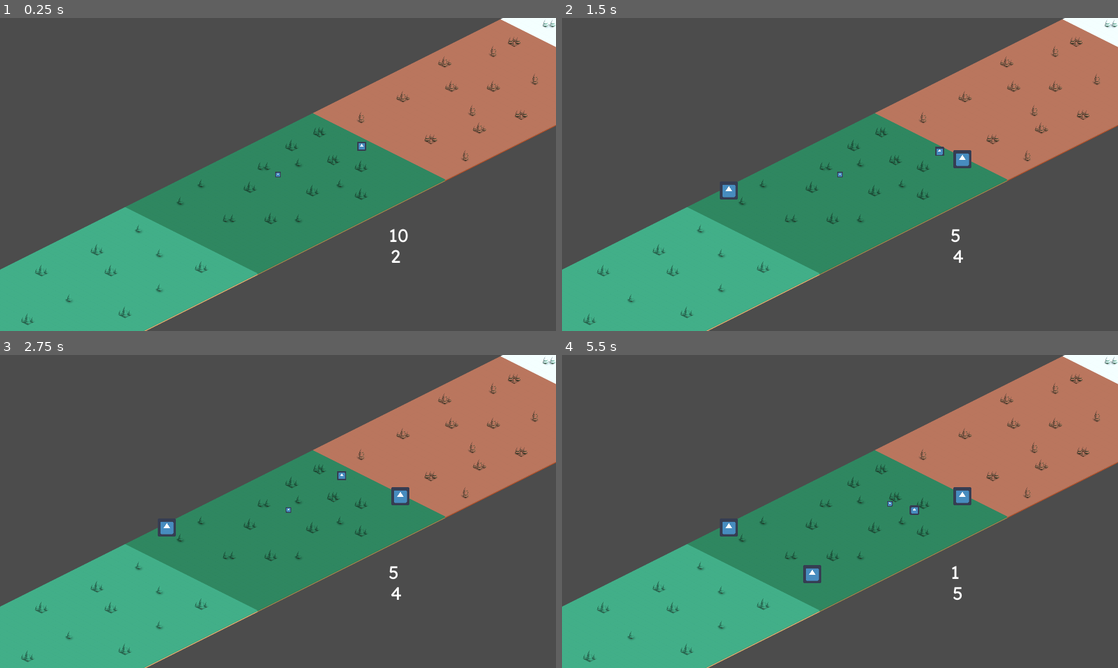
Above: before the commit, frames 1-4 (two rows, left to right).
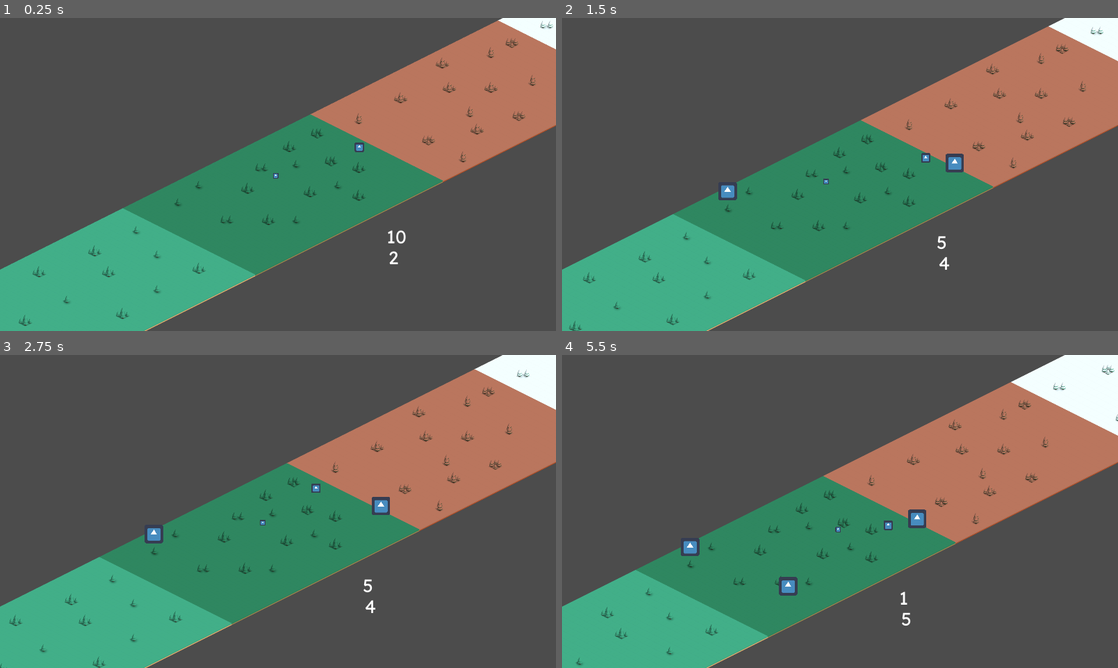
Above: after the commit, the same moments.

Repository: rayosdev/Doorigin
Game: Godot game, scene res://Main.tscn
The game is run twice, just before and just after one commit, with the same random seed, the same clock (stepped at 60 frames per second) and the same inputs. The engine's default icon, where the game draws it, is replaced by a stand-in: a white triangle on a blue panel in a dark square.
Inputs (mouse positions are in pixels of both pictures, inside the frame that each line leads up to):
- Up to frame 1 (0.25 s): no input
- Up to frame 2 (1.5 s): move the mouse to (962, 158) at 0.52 s; hold D (move_right) 0.53-1.28 s; tap Space (place_tower) at 0.6 s; click (962, 158) at 0.67 s; move the mouse to (728, 190) at 1.27 s; hold S (move_down) from 1.28 s (still down); click (728, 190) at 1.35 s
- Up to frame 3 (2.75 s): move the mouse to (333, 442) at 2.02 s; release S (move_down) at 2.03 s; hold D (move_right) from 2.03 s (still down); tap F (settle_base) at 2.1 s
- Up to frame 4 (5.5 s): move the mouse to (812, 574) at 2.77 s; release D (move_right) at 2.78 s; hold W (move_up) 2.78-3.53 s; tap Space (place_tower) at 2.85, 5.1 s; click (812, 574) at 2.92 s; move the mouse to (1006, 558) at 3.52 s; hold A (move_left) 3.53-5.03 s; click (1006, 558) at 3.6 s; move the mouse to (673, 464) at 4.27 s; tap F (settle_base) at 4.35 s; move the mouse to (867, 511) at 5.02 s; hold S (move_down) from 5.03 s (still down); click (867, 511) at 5.17 s

The runs differ from the first frame. In frame 1, 1.9% of the frame differs, in the area x 0-100%, y 0-99%; in frame 2, 4.6%; in frame 3, 7.0%; in frame 4, 12%, in the area x 2-100%, y 0-100%.

Commit message:
scrolling works!!

Diff:
--- /dev/null
+++ b/Camera2D.gd
@@ -0,0 +1,16 @@
+extends KinematicBody2D
+
+var x_movement = 648
+var y_movement = 324
+var speed = 0.05
+var move_direction = Vector2.ZERO
+
+# Called when the node enters the scene tree for the first time.
+func _ready():
+	move_direction += Vector2.RIGHT * x_movement * speed
+	move_direction += Vector2.UP * y_movement * speed
+
+
+# Called every frame. 'delta' is the elapsed time since the previous frame.
+func _physics_process(delta):
+	move_direction = move_and_slide(move_direction)
--- a/Camera2D.tscn
+++ b/Camera2D.tscn
@@ -7,7 +7,7 @@
 current = true
 
 [node name="Area2D" type="Area2D" parent="."]
-position = Vector2( -481, 303 )
+position = Vector2( -1313, 679 )
 rotation = 0.492896
 collision_layer = 4
 collision_mask = 0
--- /dev/null
+++ b/CameraFollowObject.tscn
@@ -0,0 +1,13 @@
+[gd_scene load_steps=3 format=2]
+
+[ext_resource path="res://Camera2D.gd" type="Script" id=1]
+
+[sub_resource type="CircleShape2D" id=7]
+
+[node name="CameraFollowObject" type="KinematicBody2D"]
+collision_layer = 128
+collision_mask = 0
+script = ExtResource( 1 )
+
+[node name="CollisionShape2D" type="CollisionShape2D" parent="."]
+shape = SubResource( 7 )
--- a/Main.tscn
+++ b/Main.tscn
@@ -7,6 +7,7 @@
 [ext_resource path="res://script/UI_Canvas.gd" type="Script" id=5]
 [ext_resource path="res://script/TowerSpawner.gd" type="Script" id=6]
 [ext_resource path="res://assets/fonts/Lexend-VariableFont_wght.ttf" type="DynamicFontData" id=7]
+[ext_resource path="res://CameraFollowObject.tscn" type="PackedScene" id=8]
 
 [sub_resource type="DynamicFont" id=5]
 size = 64
@@ -20,7 +21,7 @@
 
 [node name="Camera2D" parent="." instance=ExtResource( 2 )]
 
-[node name="YSort" parent="." instance=ExtResource( 1 )]
+[node name="Map" parent="." instance=ExtResource( 1 )]
 
 [node name="Navigation2D" type="Navigation2D" parent="."]
 
@@ -52,3 +53,8 @@
 [node name="Player" parent="." instance=ExtResource( 3 )]
 
 [node name="Enemy" parent="." instance=ExtResource( 4 )]
+
+[node name="CameraFollowObject" parent="." instance=ExtResource( 8 )]
+
+[node name="RemoteTransform2D" type="RemoteTransform2D" parent="CameraFollowObject"]
+remote_path = NodePath("../../Camera2D")
--- /dev/null
+++ b/Map.gd
@@ -0,0 +1,32 @@
+extends YSort
+
+var x_movement = 648
+var y_movement = 324
+var ammount_to_move = 4
+# Declare member variables here. Examples:
+# var a = 2
+# var b = "text"
+
+
+# Called when the node enters the scene tree for the first time.
+func _ready():
+	var tile_maps = self.get_children()
+	for tile_map in tile_maps:
+		tile_map.get_node("Area2D").connect("area_entered", self, "_on_Area2D_area_entered", [tile_map])
+
+
+# Called every frame. 'delta' is the elapsed time since the previous frame.
+#func _process(delta):
+#	pass
+
+
+func _on_Area2D_area_entered(area, map_piece):
+#	var map_piece = area.get_parent()
+	var new_position = map_piece.global_position
+	new_position += Vector2.RIGHT * x_movement * ammount_to_move
+	new_position += Vector2.UP * y_movement * ammount_to_move
+	print(":: ", map_piece)
+	print("::: ", map_piece.global_position)
+	map_piece.global_position = new_position
+	print(":::: ", map_piece.global_position)
+	print_debug(map_piece.to_string() + " should move")
--- a/Map.tscn
+++ b/Map.tscn
@@ -1,14 +1,24 @@
-[gd_scene load_steps=4 format=2]
+[gd_scene load_steps=9 format=2]
 
 [ext_resource path="res://GrassTileset.tres" type="TileSet" id=1]
 [ext_resource path="res://SnowTileset.tres" type="TileSet" id=2]
+[ext_resource path="res://Map.gd" type="Script" id=3]
 
 [sub_resource type="NavigationPolygon" id=2]
 vertices = PoolVector2Array( 157, -133, 109, -207, 566, 22, 302, -13, 277, -26, 86, 167, -83, 347, 61, 179, 277, 70, 23 …(379 unchanged characters)…
 polygons = [ PoolIntArray( 0, 1, 2, 3, 4 ), PoolIntArray( 5, 2, 6, 7 ), PoolIntArray( 3, 2, 8, 9, 10 ), PoolIntArray( 1 …(806 unchanged characters)…
 outlines = [ PoolVector2Array( -539, 118, 109, -207, 566, 22, -83, 347 ), PoolVector2Array( 36, 167, 60, 155, 86, 167,  …(603 unchanged characters)…
 
-[node name="YSort" type="YSort"]
+[sub_resource type="CircleShape2D" id=3]
+
+[sub_resource type="CircleShape2D" id=4]
+
+[sub_resource type="CircleShape2D" id=5]
+
+[sub_resource type="CircleShape2D" id=6]
+
+[node name="Map" type="YSort"]
+script = ExtResource( 3 )
 
 [node name="GrassTileMap" type="TileMap" parent="."]
 modulate = Color( 0.705882, 0.772549, 0.705882, 1 )
@@ -26,6 +36,13 @@
 position = Vector2( 11, -5 )
 navpoly = SubResource( 2 )
 
+[node name="Area2D" type="Area2D" parent="GrassTileMap"]
+collision_layer = 0
+collision_mask = 4
+
+[node name="CollisionShape2D" type="CollisionShape2D" parent="GrassTileMap/Area2D"]
+shape = SubResource( 3 )
+
 [node name="SnowTileMap" type="TileMap" parent="."]
 position = Vector2( 1296, -648 )
 mode = 1
@@ -37,6 +54,13 @@
 collision_mask = 0
 format = 1
 tile_data = PoolIntArray( -720903, 0, 0, -720902, 0, 0, -720901, 0, 0, -720900, 0, 0, -720899, 0, 0, -720898, 0, 0, -72 …(7186 unchanged characters)…
+
+[node name="Area2D" type="Area2D" parent="SnowTileMap"]
+collision_layer = 0
+collision_mask = 4
+
+[node name="CollisionShape2D" type="CollisionShape2D" parent="SnowTileMap/Area2D"]
+shape = SubResource( 4 )
 
 [node name="AutumnTileMap" type="TileMap" parent="."]
 modulate = Color( 0.760784, 0.462745, 0.368627, 1 )
@@ -51,6 +75,13 @@
 format = 1
 tile_data = PoolIntArray( -720903, 0, 0, -720902, 0, 0, -720901, 0, 0, -720900, 0, 0, -720899, 0, 0, -720898, 0, 0, -72 …(7186 unchanged characters)…
 
+[node name="Area2D" type="Area2D" parent="AutumnTileMap"]
+collision_layer = 0
+collision_mask = 4
+
+[node name="CollisionShape2D" type="CollisionShape2D" parent="AutumnTileMap/Area2D"]
+shape = SubResource( 5 )
+
 [node name="SpringTileMap" type="TileMap" parent="."]
 position = Vector2( -648, 324 )
 mode = 1
@@ -62,3 +93,10 @@
 collision_mask = 0
 format = 1
 tile_data = PoolIntArray( -720903, 18, 0, -720902, 18, 0, -720901, 18, 0, -720900, 18, 0, -720899, 18, 0, -720898, 18,  …(7699 unchanged characters)…
+
+[node name="Area2D" type="Area2D" parent="SpringTileMap"]
+collision_layer = 0
+collision_mask = 4
+
+[node name="CollisionShape2D" type="CollisionShape2D" parent="SpringTileMap/Area2D"]
+shape = SubResource( 6 )
Not shown: 1 places in Main.tscn that only renumber resources
